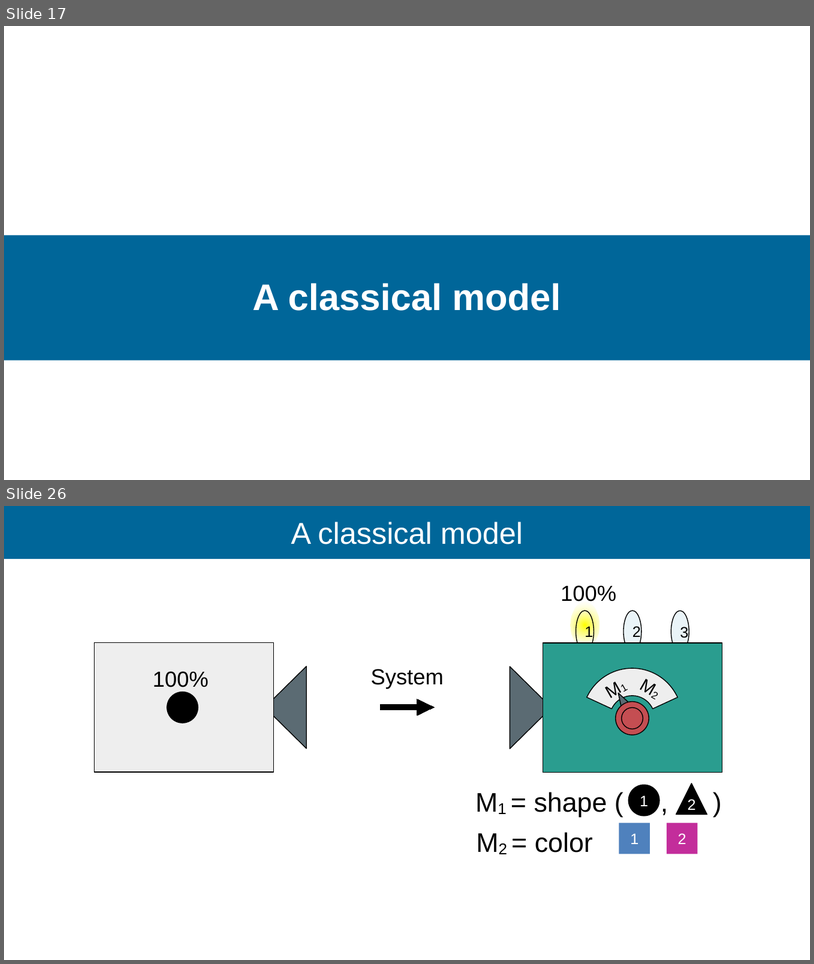
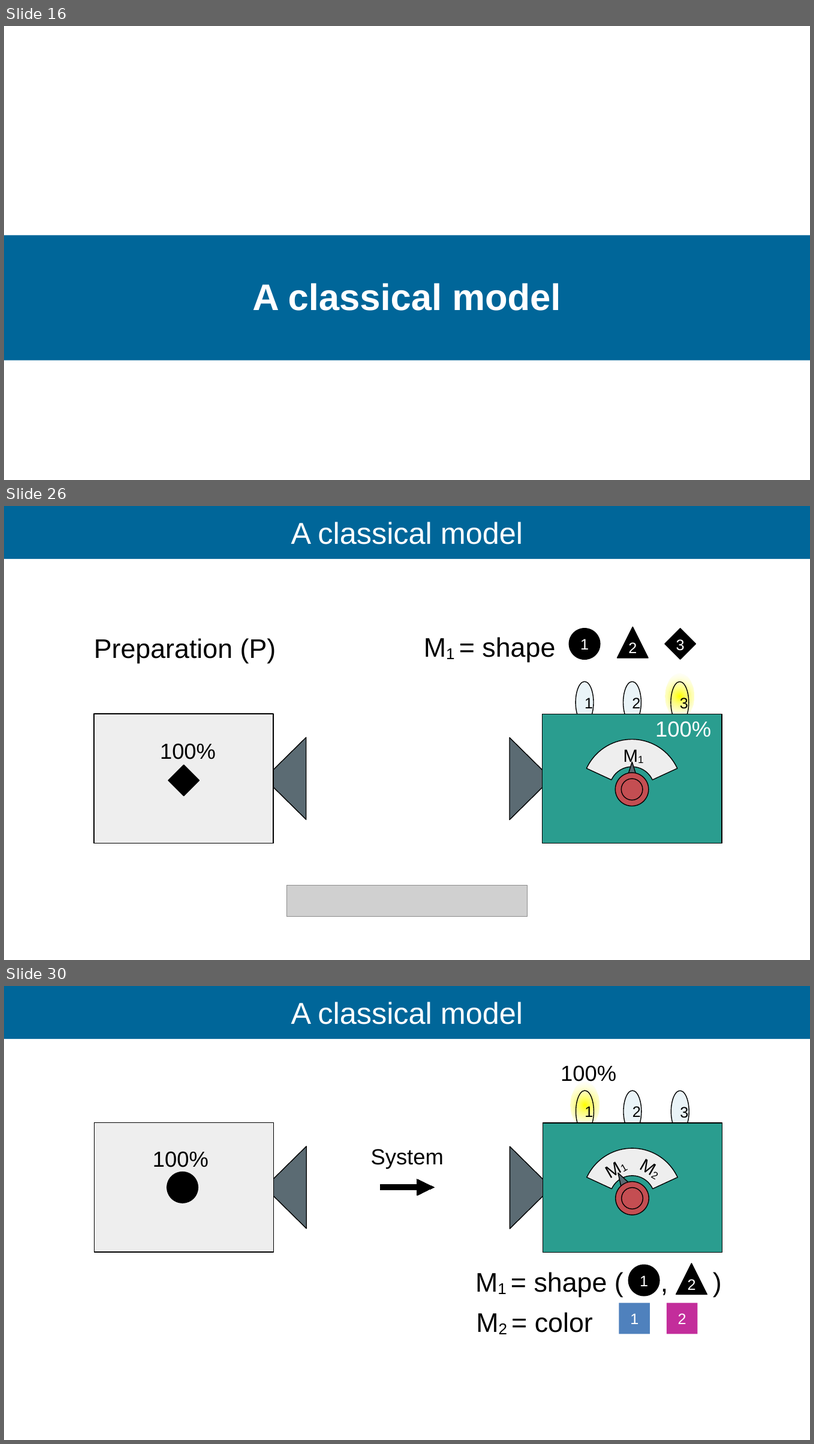
Before and after one commit to Ismaele-vincent/PhD, a slide deck: 2026/Talks/ILL Seminar/ILL seminar 2026.odp. Shown one above the other, each under a label of ours: slides 17 and 26 before the commit, slides 16, 26 and 30 after it; the slides between them are not shown. The pictures are 814x964 and 814x1444 pixels, drawn with LibreOffice and Linux fonts; fonts in the diff are those of the drawing; grey boxes stand for pictures; background and template pictures are left out. Boxes give left, top, right and bottom in pixels: in the first picture for what was removed or moved away, otherwise in the second. Text is boxed around its words. In the diff, an @@ line names an element or a change of style, - is before the commit and + after.

```diff
--- a/2026/Talks/ILL Seminar/ILL seminar 2026.odp
+++ b/2026/Talks/ILL Seminar/ILL seminar 2026.odp
@@ slide 26 added at (x1=4, y1=506, x2=810, y2=960), background #FFFFFF; not listed: 1 template element that a slide beside it also shows @@
@@ title added at (x1=291, y1=522, x2=523, y2=544), 36 pt, text #FFFFFF @@
+A classical model
@@ ellipse added at (x1=569, y1=628, x2=600, y2=659), fill #000000, outline #000000 0.99 pt, 18 pt, text #FFFFFF @@
+1
@@ triangle added at (x1=618, y1=627, x2=648, y2=658), fill #000000, outline #000000 0.99 pt @@
@@ diamond added at (x1=665, y1=628, x2=696, y2=659), fill #000000, outline #000000 0.99 pt @@
@@ text added at (x1=94, y1=638, x2=276, y2=663), 32 pt, text #000000 @@
+Preparation (P)
@@ text added at (x1=482, y1=637, x2=555, y2=662), 32 pt, text #000000 @@
+M1 = shape
@@ text added at (x1=629, y1=642, x2=637, y2=653), 18 pt, text #FFFFFF @@
+2
@@ text added at (x1=677, y1=639, x2=685, y2=651), 18 pt, text #FFFFFF @@
+3
@@ ellipse added at (x1=576, y1=681, x2=594, y2=723), fill #EAF4F8, outline #000000 0.99 pt, 18 pt, text #000000 @@
+1
@@ ellipse added at (x1=624, y1=681, x2=642, y2=723), fill #EAF4F8, outline #000000 0.99 pt, 18 pt, text #000000 @@
+2
@@ ellipse added at (x1=665, y1=673, x2=695, y2=719), fill gradient #FFFF00 to #FFFFFF @@
@@ ellipse added at (x1=671, y1=681, x2=689, y2=723), outline #000000 0.99 pt, 18 pt, text #000000 @@
+3
@@ rectangle added at (x1=94, y1=714, x2=273, y2=843), fill #EEEEEE, outline #000000 0.99 pt @@
@@ rectangle added at (x1=543, y1=714, x2=722, y2=843), fill #2A9D8F, outline #000000 0.99 pt @@
@@ text added at (x1=656, y1=721, x2=711, y2=737), 26 pt, text #FFFFFF @@
+100%
@@ triangle added at (x1=265, y1=737, x2=306, y2=819), fill #5B6B73, outline #000000 0.99 pt @@
@@ triangle added at (x1=510, y1=737, x2=551, y2=819), fill #5B6B73, outline #000000 0.99 pt @@
@@ arch (boxed as its full ring) added at (x1=582, y1=739, x2=681, y2=839), fill #EEEEEE, outline #000000 0.99 pt @@
@@ text added at (x1=160, y1=743, x2=216, y2=759), 26 pt, text #000000 @@
+100%
@@ text added at (x1=624, y1=744, x2=644, y2=764), 21 pt, text #000000 @@
+M1
@@ diamond added at (x1=168, y1=765, x2=199, y2=796), fill #000000, outline #000000 0.99 pt @@
@@ ellipse added at (x1=615, y1=772, x2=648, y2=806), fill #C44E52, outline #000000 0.99 pt @@
@@ triangle added at (x1=623, y1=762, x2=641, y2=791), fill #5B6B73, outline #000000 0.99 pt @@
@@ ellipse added at (x1=621, y1=778, x2=642, y2=800), fill #C44E52, outline #000000 0.99 pt @@
@@ picture added at (x1=287, y1=885, x2=527, y2=916) @@
@@ what was slide 17 is now slide 16 @@
@@ what was slide 26 is now slide 30 @@
```
Also in this commit, not shown: 11 slides changed, 3 other slides added, 18 other files.
